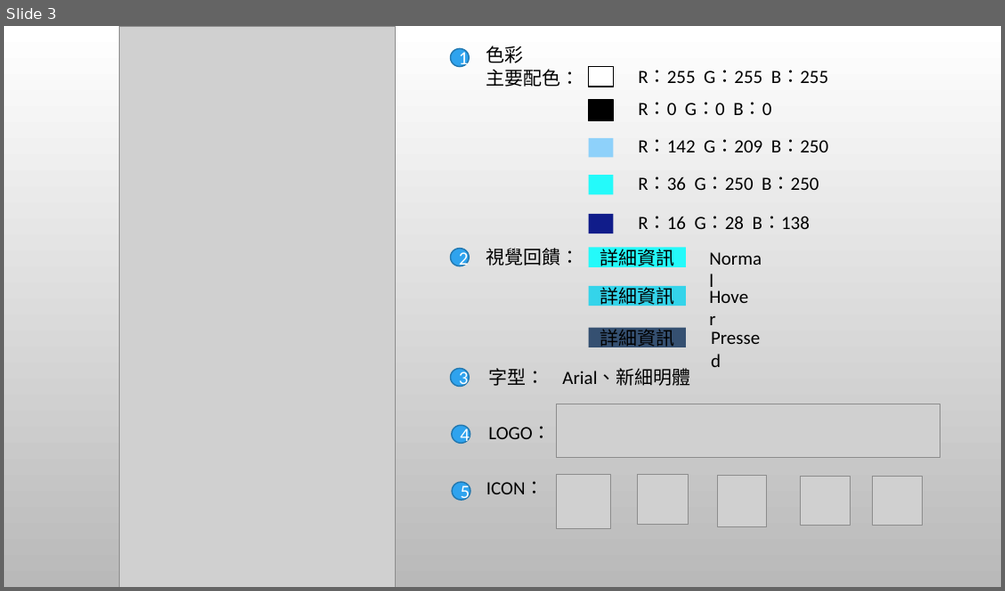
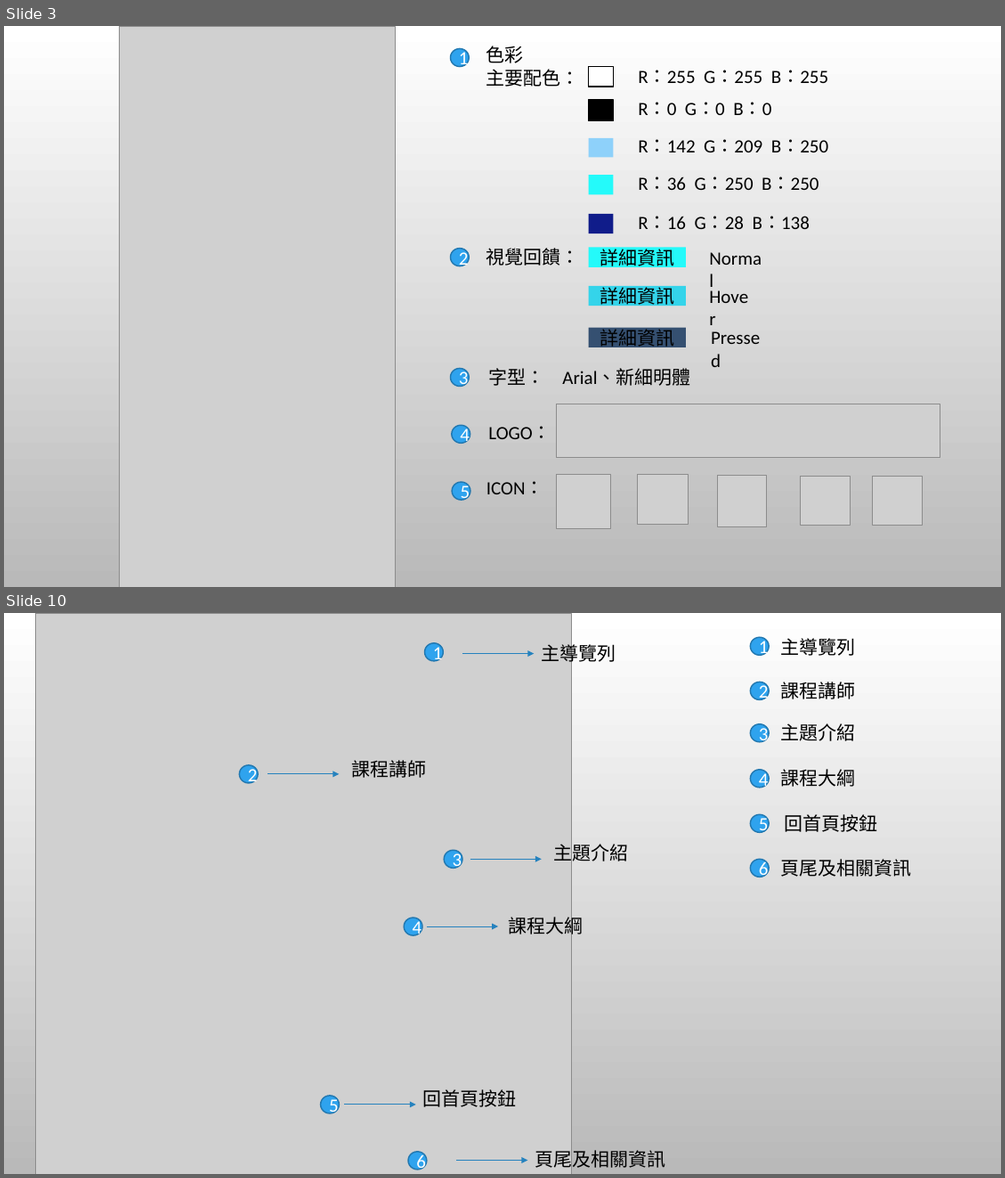
Before and after one commit to 105590031/F2E-middle, a slide deck: 前端網頁導覽版面設計.pptx. Shown one above the other, each under a label of ours: slide 3 before the commit, slides 3 and 10 after it; the slides between them are not shown. The pictures are 1005x591 and 1005x1178 pixels, drawn with LibreOffice and Linux fonts; fonts in the diff are those of the drawing; grey boxes stand for pictures; background and template pictures are left out. Boxes give left, top, right and bottom in pixels: in the first picture for what was removed or moved away, otherwise in the second. Text is boxed around its words. In the diff, an @@ line names an element or a change of style, - is before the commit and + after.

Commit message:
導覽2更 wireframe2更

```diff
--- a/前端網頁導覽版面設計.pptx
+++ b/前端網頁導覽版面設計.pptx
@@ slide 10 added at (4,613,1001,1174), background picture (left out) @@
@@ picture added at (35,613,571,1174) @@
@@ ellipse added at (751,637,769,655), fill #2FA3EE, outline #2379B0 1.25 pt, 18 pt, text #FFFFFF @@
+1
@@ text added at (781,638,856,656), 18 pt, text #000000 @@
+主導覽列
@@ ellipse added at (425,643,444,661), fill #2FA3EE, outline #2379B0 1.25 pt, 18 pt, text #FFFFFF @@
+1
@@ arrow added from (462, 653) to (534, 653), #2683BF 0.75 pt @@
@@ text added at (542,641,616,665), 18 pt, text #000000 @@
+主導覽列
@@ ellipse added at (751,682,769,699), fill #2FA3EE, outline #2379B0 1.25 pt, 18 pt, text #FFFFFF @@
+2
@@ text added at (781,682,856,699), 18 pt, text #000000 @@
+課程講師
@@ ellipse added at (751,724,769,742), fill #2FA3EE, outline #2379B0 1.25 pt, 18 pt, text #FFFFFF @@
+3
@@ text added at (781,723,856,741), 18 pt, text #000000 @@
+主題介紹
@@ ellipse added at (240,765,259,783), fill #2FA3EE, outline #2379B0 1.25 pt, 18 pt, text #FFFFFF @@
+2
@@ text added at (352,760,427,778), 18 pt, text #000000 @@
+課程講師
@@ ellipse added at (751,770,769,787), fill #2FA3EE, outline #2379B0 1.25 pt, 18 pt, text #FFFFFF @@
+4
@@ text added at (781,769,856,787), 18 pt, text #000000 @@
+課程大綱
@@ arrow added from (268, 774) to (339, 774), #2683BF 0.75 pt @@
@@ ellipse added at (751,814,769,832), fill #2FA3EE, outline #2379B0 1.25 pt, 18 pt, text #FFFFFF @@
+5
@@ text added at (784,814,877,832), 18 pt, text #000000 @@
+回首頁按鈕
@@ ellipse added at (444,850,462,868), fill #2FA3EE, outline #2379B0 1.25 pt, 18 pt, text #FFFFFF @@
+3
@@ text added at (553,841,628,864), 18 pt, text #000000 @@
+主題介紹
@@ arrow added from (469, 859) to (542, 859), #2683BF 0.75 pt @@
@@ ellipse added at (751,859,769,877), fill #2FA3EE, outline #2379B0 1.25 pt, 18 pt, text #FFFFFF @@
+6
@@ text added at (781,859,912,876), 18 pt, text #000000 @@
+頁尾及相關資訊
@@ ellipse added at (404,917,423,935), fill #2FA3EE, outline #2379B0 1.25 pt, 18 pt, text #FFFFFF @@
+4
@@ arrow added from (427, 926) to (498, 926), #2683BF 0.75 pt @@
@@ text added at (509,914,583,937), 18 pt, text #000000 @@
+課程大綱
@@ text added at (423,1089,517,1107), 18 pt, text #000000 @@
+回首頁按鈕
@@ ellipse added at (320,1095,339,1113), fill #2FA3EE, outline #2379B0 1.25 pt, 18 pt, text #FFFFFF @@
+5
@@ arrow added from (344, 1104) to (416, 1104), #2683BF 0.75 pt @@
@@ ellipse added at (409,1151,428,1169), fill #2FA3EE, outline #2379B0 1.25 pt, 18 pt, text #FFFFFF @@
+6
@@ arrow added from (456, 1160) to (528, 1160), #2683BF 0.75 pt @@
@@ text added at (535,1147,666,1170), 18 pt, text #000000 @@
+頁尾及相關資訊
```
Also in this commit, not shown: 1 slide changed, 7 other slides added, 13 other files.
